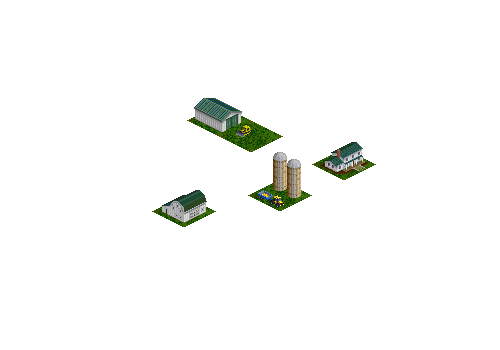
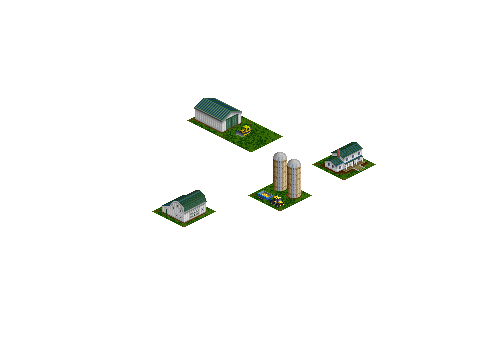
Two versions of the same layered image (500x350). Layer-by-layer changes:
painted on "Tank" over [286, 194, 302, 199]
painted on "shed" over [194, 98, 242, 133]
painted on "Barn" over [161, 194, 207, 224]
